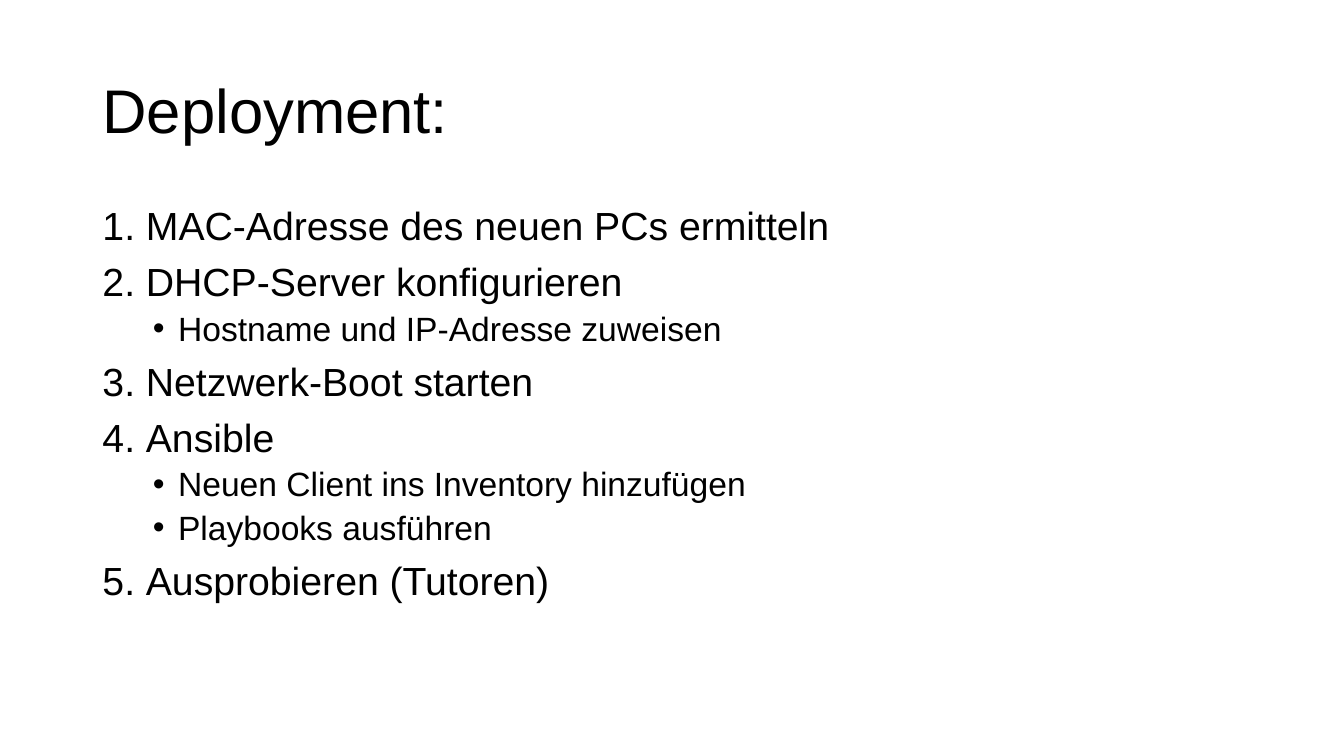
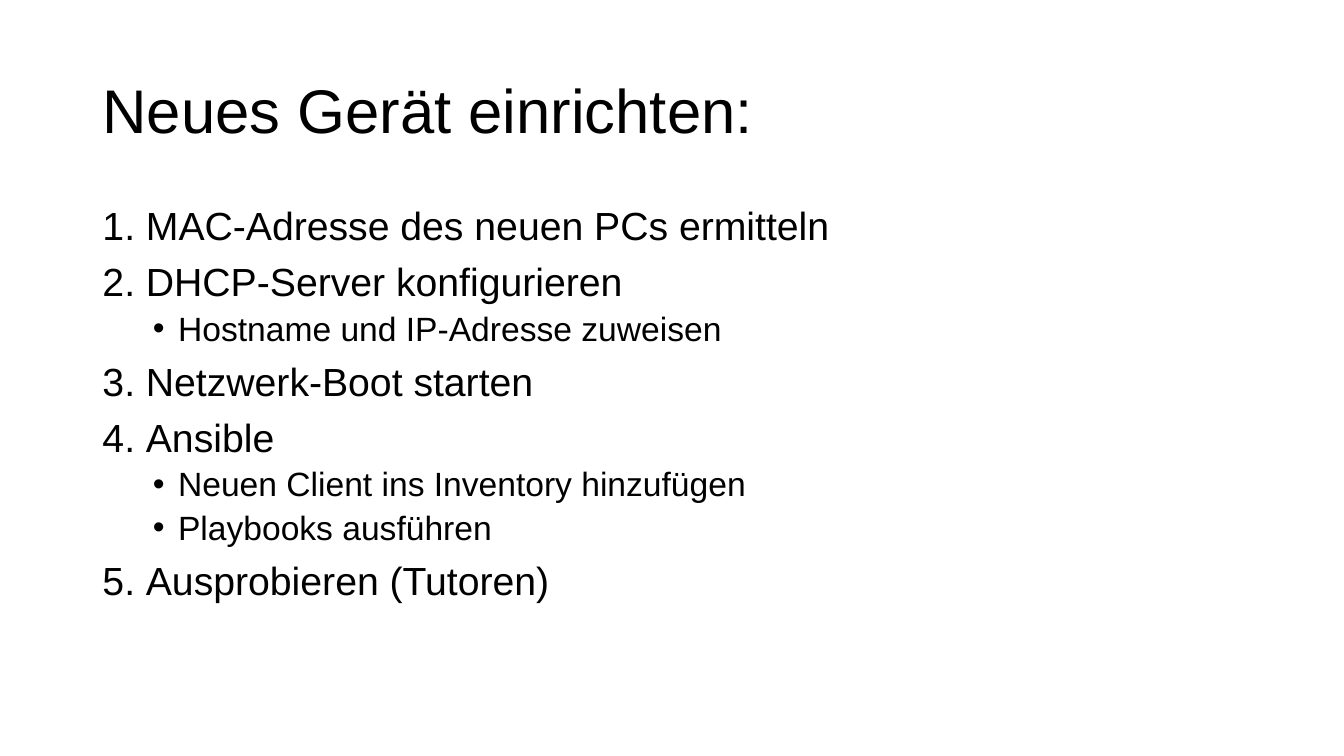
Before and after one commit to MitchiLaser/Pantheon, a slide deck: slide 10 of Roadmap/slides.pptx (slide 9 before the commit). Drawn at 1344x756 pixels with LibreOffice and Linux fonts; fonts in the diff are those of the drawing. Boxes give left, top, right and bottom in pixels: in the first picture for what was removed or moved away, otherwise in the second. Text is boxed around its words. In the diff, an @@ line names an element or a change of style, - is before the commit and + after.

```diff
--- a/Roadmap/slides.pptx
+++ b/Roadmap/slides.pptx
@@ title at <box>102,88,753,134</box>: text changed @@
-Deployment:
+Neues Gerät einrichten:
```
Also in this commit, not shown: 5 other slides changed, 2 slides added, 3 other files.
